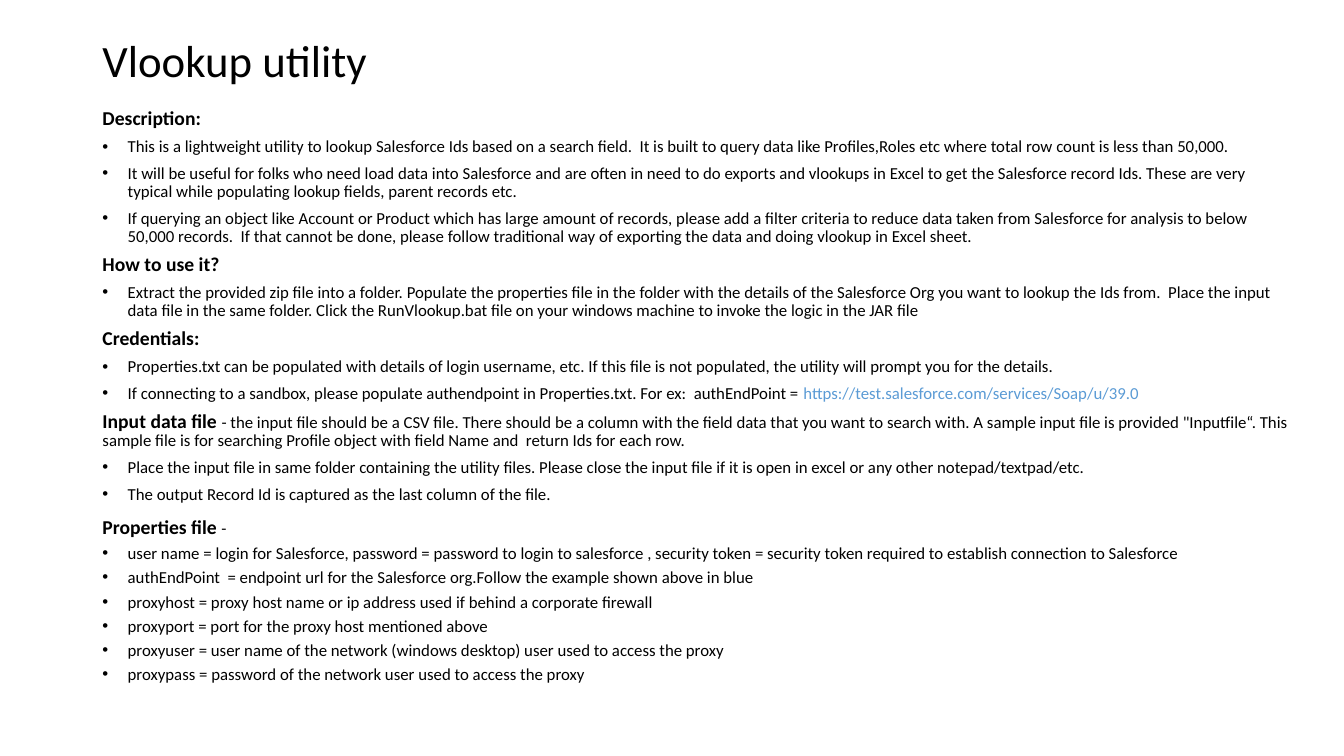
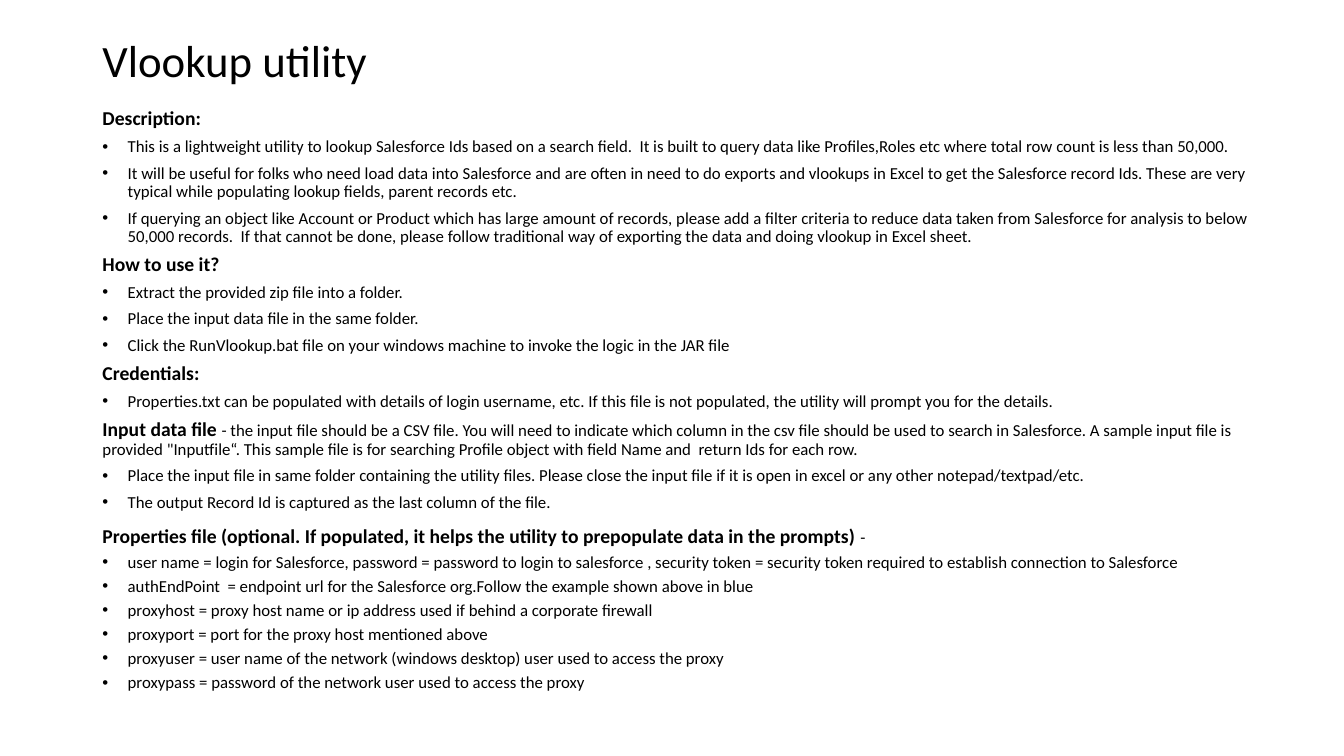
Before and after one commit to raramach/vlookupSalesforce, a slide deck: slide 1 of Vlookup utility.pptx. Drawn at 1344x756 pixels with LibreOffice and Linux fonts; fonts in the diff are those of the drawing. Boxes give left, top, right and bottom in pixels: in the first picture for what was removed or moved away, otherwise in the second. Text is boxed around its words. In the diff, an @@ line names an element or a change of style, - is before the commit and + after.

```diff
--- a/Vlookup utility.pptx
+++ b/Vlookup utility.pptx
@@ text at (x1=128, y1=286, x2=729, y2=354): text changed @@
-• Extract the provided zip file into a folder. Populate the properties file in the folder with the details of the Salesforce Org you want to lookup the Ids from. Place the input data file in the same folder. Click the RunVlookup.bat file on your windows machine to invoke the logic in the JAR file
+• Extract the provided zip file into a folder.
+• Place the input data file in the same folder.
+• Click the RunVlookup.bat file on your windows machine to invoke the logic in the JAR file
@@ text at (x1=102, y1=422, x2=1231, y2=458): text changed @@
-• If connecting to a sandbox, please populate authendpoint in Properties.txt. For ex: authEndPoint = https://test.salesforce.com/services/Soap/u/39.0
-Input data file - the input file should be a CSV file. There should be a column with the field data that you want to search with. A sample input file is provided "Inputfile“. This sample file is for searching Profile object with field Name and return Ids for each row.
+Input data file - the input file should be a CSV file. You will need to indicate which column in the csv file should be used to search in Salesforce. A sample input file is provided "Inputfile“. This sample file is for searching Profile object with field Name and return Ids for each row.
@@ text at (x1=102, y1=528, x2=855, y2=546): text changed @@
-Properties file -
+Properties file (optional. If populated, it helps the utility to prepopulate data in the prompts) -
```
Also in this commit, not shown: 6 other files.
